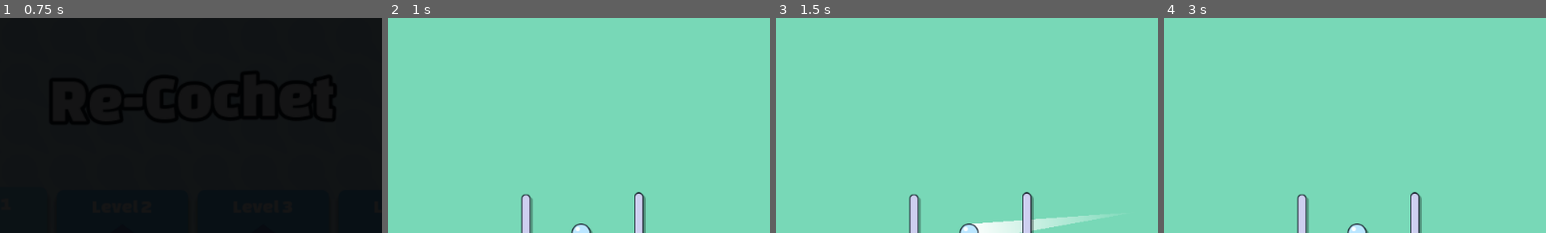
Above: before the commit, frames 1-4 (left to right).
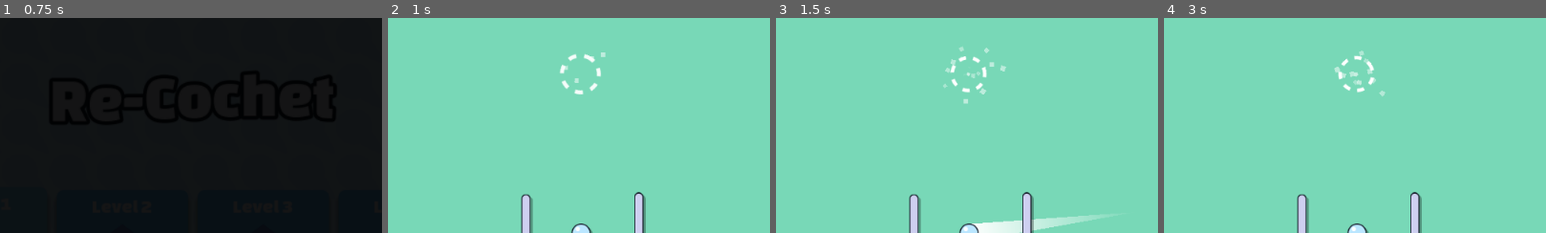
Above: after the commit, the same moments.

Repository: WirelessNine/Re-Cochet
Game: Godot game, scene res://scenes/main/main.tscn
Two runs of this game, one before a commit and one after it. Both use one fixed random seed, a clock stepped at 60 frames per second and the inputs below.
Inputs (mouse positions are % of the whole screen's width and height, from its top left):
- Up to frame 1 (0.75 s): click (22, 48) at 0.5 s
- Up to frame 2 (1 s): no input
- Up to frame 3 (1.5 s): tap Enter (ui_accept) at 1.25 s; move the mouse to (72, 45) at 1.27 s; tap I at 1.35 s; click (72, 45) at 1.42 s
- Up to frame 4 (3 s): tap Enter (ui_accept) at 1.52 s; drag from (30, 55) to (56, 54) at 2.02 s; move the mouse to (60, 28) at 2.77 s; tap I at 2.85 s
The pictures show only the part of the screen within x 25-75%, y 0-50%; the shares and areas given below are measured in that part.

Frame 1 is identical in both runs. In frame 2, 0.4% of the frame differs, in the area x 45-57%, y 16-36%; in frame 3, 0.6%, in the area x 43-61%, y 13-40%; in frame 4, 0.5%.

Commit message:
Rework the return point

Diff:
--- a/scenes/levels/level_01.tscn
+++ b/scenes/levels/level_01.tscn
@@ -4,6 +4,7 @@
 [ext_resource type="Script" uid="uid://du4roo37xvmjx" path="res://scripts/level_2d.gd" id="1_uvc87"]
 [ext_resource type="PackedScene" uid="uid://ipnpybmkm30b" path="res://scenes/obstacles/wall.tscn" id="2_i2aat"]
 [ext_resource type="PackedScene" uid="uid://d7puovc8g6ot" path="res://scenes/player/pentagon.tscn" id="4_uvc87"]
+[ext_resource type="PackedScene" uid="uid://cfaar6j0h3o0c" path="res://scenes/obstacles/return_point.tscn" id="5_qdh5e"]
 
 [node name="Level01" type="Node2D" unique_id=1967266403]
 script = ExtResource("1_uvc87")
@@ -24,3 +25,7 @@
 [node name="Pentagon" parent="." unique_id=833800454 instance=ExtResource("4_uvc87")]
 position = Vector2(456, 0)
 metadata/_scene_painted = true
+
+[node name="ReturnPoint" parent="." unique_id=1532338156 instance=ExtResource("5_qdh5e")]
+unique_name_in_owner = true
+position = Vector2(-1, -266)
--- a/scenes/obstacles/return_point.gd
+++ b/scenes/obstacles/return_point.gd
@@ -7,6 +7,9 @@
 func _ready() -> void:
 	sprite.scale = Vector2.ONE * 2.0
 	sprite.modulate.a = 0.0
+
+	await get_tree().create_timer(0.1).timeout
+
 	particles.emitting = true
 
 	var tween: Tween = create_tween().set_parallel(true)
--- a/scenes/player/ball.gd
+++ b/scenes/player/ball.gd
@@ -45,16 +45,6 @@
 func _physics_process(_delta: float) -> void:
 	if not movement_started or movement_disabled:
 		return
-
-	if not return_point_created:
-		if global_position.distance_to(start_position) > 150:
-			return_point_created = true
-
-			var return_point: Area2D = RETURN_POINT.instantiate()
-
-			get_parent().add_child(return_point)
-
-			return_point.global_position = start_position
 
 	var current_velocity: Vector2 = velocity
 
--- a/scripts/level_2d.gd
+++ b/scripts/level_2d.gd
@@ -10,6 +10,7 @@
 var current_hits: int = 0
 
 @onready var ball: Player2D = %Ball
+@onready var return_point: Area2D = %ReturnPoint
 
 
 func _ready() -> void:
@@ -50,9 +51,6 @@
 
 
 func _on_level_complete() -> void:
-	if not current_hits <= 0:
-		return
-
 	ball.movement_disabled = true
 	Globals.completed_levels[level_id] = true
 
@@ -63,7 +61,7 @@
 
 	tween.set_parallel(true)
 
-	tween.tween_property(ball, ^"global_position", ball.start_position, 0.5)
+	tween.tween_property(ball, ^"global_position", return_point.global_position, 0.5)
 	tween.tween_property(ball, ^"scale", Vector2.ZERO, 0.5)
 	tween.tween_property(ball, ^"modulate:a", 0.0, 0.5)
 
Not shown, changed: kanban_tasks_data.kanban
